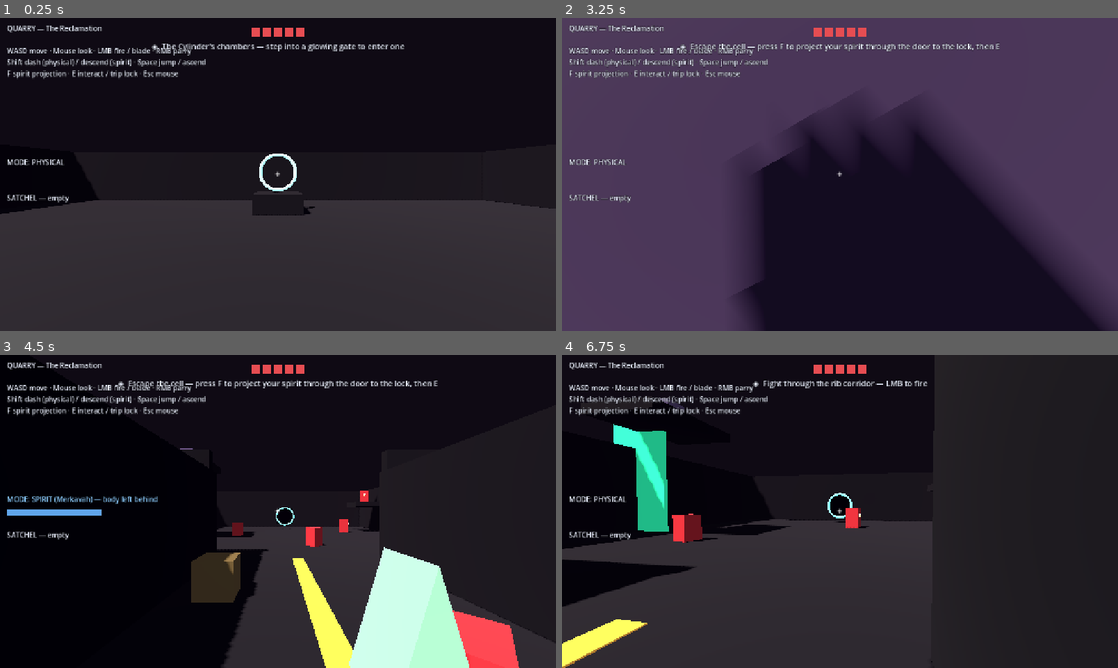
Above: before the commit, frames 1-4 (two rows, left to right).
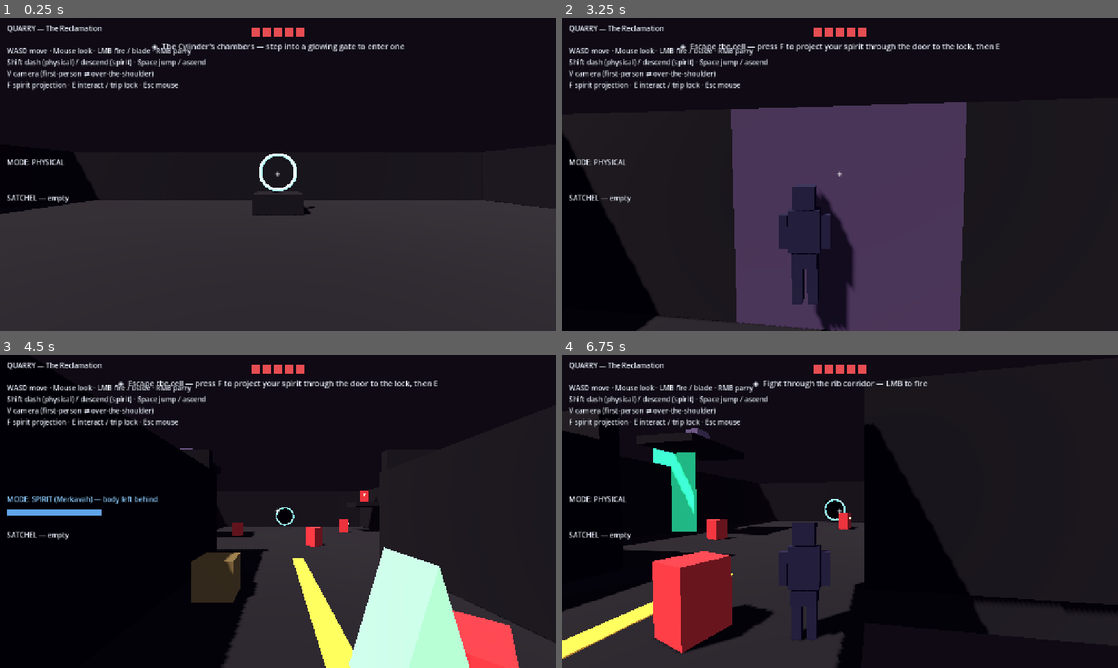
Above: after the commit, the same moments.

Repository: nathanaelries/quarry
Game: Godot game, scene res://scenes/main.tscn
The game is run twice, just before and just after one commit, with the same random seed, the same clock (stepped at 60 frames per second) and the same inputs.
Inputs (mouse positions are in pixels of both pictures, inside the frame that each line leads up to):
- Up to frame 1 (0.25 s): no input
- Up to frame 2 (3.25 s): tap Enter at 0.5 s; move the mouse to (867, 174) at 0.52 s; hold Shift (dash) 0.53-1.28 s; hold W (move_forward) from 0.53 s (still down); click (867, 174) at 0.67 s; tap Space (jump) at 0.77, 1.07, 1.52, 1.55, 1.82, 3.02 s; tap V (camera_toggle, bound only after the commit) at 0.8, 1.35, 3.05 s; move the mouse to (812, 174) at 1.27 s; tap F (spirit_toggle) at 2, 2.75 s; move the mouse to (851, 168) at 2.02 s; hold Space (jump) 2.03-2.78 s; tap Shift (dash) at 2.3, 2.85 s; move the mouse to (834, 180) at 2.77 s; click (834, 180) at 2.92 s
- Up to frame 3 (4.5 s): keep holding W (move_forward); tap Space (jump) at 3.32 s; tap F (spirit_toggle) at 3.5, 4.25, 4.35 s; move the mouse to (316, 514) at 3.52 s; hold Space (jump) 3.53-4.28 s; tap E (interact) at 3.6 s; move the mouse to (233, 508) at 4.27 s
- Up to frame 4 (6.75 s): tap Space (jump) at 4.52, 4.82, 6.02, 6.05, 6.32 s; tap Shift (dash) at 4.55, 5.85 s; tap F (spirit_toggle) at 5 s; move the mouse to (845, 511) at 5.02 s; hold V (camera_toggle, bound only after the commit) 5.03-5.78 s; click (845, 511) at 5.17 s; move the mouse to (817, 505) at 5.77 s; release W (move_forward) at 5.78 s; hold D (move_right) 5.78-6.53 s; move the mouse to (867, 511) at 6.52 s; hold W (move_forward) from 6.53 s (still down); hold V (camera_toggle, bound only after the commit) from 6.53 s (still down)

The runs differ from the first frame. In frame 1, 0.7% of the frame differs, in the area x 1-32%, y 16-24%; in frame 2, 84%, in the area x 0-100%, y 0-100%; in frame 3, 0.8%; in frame 4, 21%.

Commit message:
Add FP ⇄ over-the-shoulder camera, Abigail proxy, and animation scaffold
Quarry plays first-person and toggles (V) to a Gears-style over-the-shoulder
view — so Abigail is on screen full-body most of the time and her model/anims
are core, not deferrable.

- OTS rig under the head: shoulder-offset pivot → SpringArm3D (wall-avoiding,
  excludes the player) → trailing camera. Shares yaw/pitch with FP, so it works
  on walls/planetoids; body shown in OTS, hidden in first-person; camera shake
  applied per-view. Spirit keeps its own camera; exiting returns to the last view.
- Abigail proxy: a primitive humanoid blockout (visor marks facing) standing in
  for her rigged model, visible in OTS/spirit.
- Animation scaffold: player emits anim_state_changed (idle/run/air/dash/spirit/
  dead) and anim_event (fire/blade/parry/dash/jump/hurt) for a future
  AnimationTree; the proxy leans into movement until real clips exist.
- V toggle input; HUD updated; docs/CHARACTER_CAMERA.md (incl. how to drop in her
  real glTF model + clips via the scaffold).

Verified headless: FP↔OTS toggle switches camera + body visibility, anim events fire.

Co-Authored-By: Claude Opus 4.8 (1M context) <noreply@anthropic.com>

Diff:
--- a/prototype/chambers/chamber_base.gd
+++ b/prototype/chambers/chamber_base.gd
@@ -247,6 +247,7 @@
 		"dash": KEY_SHIFT,          # physical mode; descend is spirit-only, so no conflict
 		"spirit_toggle": KEY_F,
 		"interact": KEY_E,
+		"camera_toggle": KEY_V,     # first-person ⇄ over-the-shoulder
 	}
 	for action in binds:
 		if not InputMap.has_action(action):
--- a/prototype/scripts/hud.gd
+++ b/prototype/scripts/hud.gd
@@ -29,6 +29,7 @@
 		"",
 		"WASD move · Mouse look · LMB fire / blade · RMB parry",
 		"Shift dash (physical) / descend (spirit) · Space jump / ascend",
+		"V camera (first-person ⇄ over-the-shoulder)",
 		"F spirit projection · E interact / trip lock · Esc mouse",
 	])
 	add_child(_controls)
--- a/prototype/scripts/player.gd
+++ b/prototype/scripts/player.gd
@@ -36,6 +36,8 @@
 const DASH_CD := 0.7
 const PARRY_WINDOW := 0.24         # timing window a parry stays open
 const PARRY_CD := 0.5
+const OTS_OFFSET := Vector3(0.55, 0.35, 0)   # over-the-shoulder camera offset (right + up)
+const OTS_DISTANCE := 3.2                     # how far the OTS camera trails
 
 # ---- State ----------------------------------------------------------------
 var current_up := Vector3.UP
@@ -58,11 +60,16 @@
 
 # ---- Nodes (built at runtime) --------------------------------------------
 var head: Node3D                    # yaw on the body, pitch on the head
-var camera: Camera3D
-var body_mesh: MeshInstance3D
+var camera: Camera3D                # first-person eye
+var ots_pivot: Node3D               # over-the-shoulder rig root (shoulder offset)
+var ots_spring: SpringArm3D         # pulls the OTS camera in past walls
+var ots_camera: Camera3D            # over-the-shoulder eye
+var body_rig: Node3D                # Abigail proxy blockout (shown in OTS / spirit)
 var spirit_pivot: Node3D            # top-level: free-flies in world space
 var spirit_camera: Camera3D
 var spirit_blade: MeshInstance3D
+
+var _ots := false                   # false = first-person, true = over-the-shoulder (Gears-style)
 
 signal mode_changed(is_spirit: bool)
 signal spirit_time_changed(fraction: float)
@@ -71,8 +78,12 @@
 signal damaged(fraction: float)
 signal parried()
 signal picked_up(text: String, color: Color, rarity: String)
+## Animation scaffold — a real AnimationTree/Player (once Abigail's clips exist) consumes these.
+signal anim_state_changed(state: String)   # persistent locomotion: idle/run/air/dash/spirit/dead
+signal anim_event(name: String)            # one-shots: fire/blade/parry/dash/jump/hurt
 
 var inventory := {}                 # item id -> count
+var _anim_state := "idle"
 
 
 func _ready() -> void:
@@ -80,6 +91,7 @@
 	_build_spirit_rig()
 	up_direction = current_up
 	add_to_group("player")
+	_update_view()
 
 
 func _build_body() -> void:
@@ -90,24 +102,63 @@
 	col.shape = cap
 	add_child(col)
 
-	# A visible body so you can see it slumped over while you're in spirit form.
-	body_mesh = MeshInstance3D.new()
-	var capmesh := CapsuleMesh.new()
-	capmesh.radius = 0.4
-	capmesh.height = 1.8
-	body_mesh.mesh = capmesh
-	var bmat := StandardMaterial3D.new()
-	bmat.albedo_color = Color(0.86, 0.74, 0.52)
-	body_mesh.material_override = bmat
-	add_child(body_mesh)
+	_build_proxy_body()                 # Abigail stand-in, shown in OTS / spirit
 
 	head = Node3D.new()
-	head.position = Vector3(0, 0.7, 0)
+	head.position = Vector3(0, 0.7, 0)  # eye height; pitch lives here
 	add_child(head)
 
+	# First-person eye.
 	camera = Camera3D.new()
 	head.add_child(camera)
-	camera.current = true
+
+	# Over-the-shoulder rig: shoulder offset → spring arm (wall-avoiding) → trailing camera.
+	ots_pivot = Node3D.new()
+	ots_pivot.position = OTS_OFFSET
+	head.add_child(ots_pivot)
+	ots_spring = SpringArm3D.new()
+	ots_spring.spring_length = OTS_DISTANCE
+	var probe := SphereShape3D.new()
+	probe.radius = 0.25
+	ots_spring.shape = probe
+	ots_spring.add_excluded_object(get_rid())   # never collide with our own body
+	ots_pivot.add_child(ots_spring)
+	ots_camera = Camera3D.new()
+	ots_spring.add_child(ots_camera)
+
+
+## A humanoid blockout standing in for Abigail (swap for her rigged model later).
+## Body origin is the capsule centre; feet ≈ y-0.9, head ≈ y+0.9.
+func _build_proxy_body() -> void:
+	body_rig = Node3D.new()
+	add_child(body_rig)
+	var suit := Color(0.16, 0.16, 0.3)
+	var accent := Color(0.35, 0.85, 1.0)
+	_part(Vector3(0.48, 0.66, 0.28), Vector3(0, 0.18, 0), suit)               # torso
+	_part(Vector3(0.4, 0.22, 0.26), Vector3(0, -0.28, 0), suit)               # hips
+	_part(Vector3(0.16, 0.6, 0.18), Vector3(-0.12, -0.68, 0), suit)           # left leg
+	_part(Vector3(0.16, 0.6, 0.18), Vector3(0.12, -0.68, 0), suit)            # right leg
+	_part(Vector3(0.13, 0.52, 0.15), Vector3(-0.33, 0.16, 0), suit)           # left arm
+	_part(Vector3(0.13, 0.52, 0.15), Vector3(0.33, 0.16, 0), suit)            # right arm
+	_part(Vector3(0.34, 0.34, 0.32), Vector3(0, 0.7, 0), suit)               # head
+	_part(Vector3(0.26, 0.12, 0.06), Vector3(0, 0.72, -0.17), accent, true)   # visor (front = -Z)
+	_part(Vector3(0.14, 0.14, 0.05), Vector3(0, 0.2, -0.15), accent, true)    # chest emblem
+
+
+func _part(size: Vector3, pos: Vector3, color: Color, emissive := false) -> void:
+	var m := MeshInstance3D.new()
+	var box := BoxMesh.new()
+	box.size = size
+	m.mesh = box
+	var mat := StandardMaterial3D.new()
+	mat.albedo_color = color
+	if emissive:
+		mat.emission_enabled = true
+		mat.emission = color
+		mat.emission_energy_multiplier = 1.4
+	m.material_override = mat
+	m.position = pos
+	body_rig.add_child(m)
 
 
 func _build_spirit_rig() -> void:
@@ -152,9 +203,23 @@
 	spirit_pivot.visible = false
 
 
-## The camera currently driving the screen — physical eye, or the spirit's.
+## The camera currently driving the screen — spirit, over-the-shoulder, or first-person.
 func get_active_camera() -> Camera3D:
-	return spirit_camera if in_spirit else camera
+	if in_spirit:
+		return spirit_camera
+	return ots_camera if _ots else camera
+
+
+## Make the right camera current and show the body only when it'd be on screen.
+func _update_view() -> void:
+	if in_spirit:
+		spirit_camera.current = true
+	elif _ots:
+		ots_camera.current = true
+	else:
+		camera.current = true
+	# Body is visible in over-the-shoulder and while projecting; hidden in first-person.
+	body_rig.visible = _ots or in_spirit
 
 
 # ---------------------------------------------------------------------------
@@ -181,6 +246,10 @@
 
 	if event.is_action_pressed("spirit_toggle") and not is_dead:
 		_toggle_spirit()
+
+	if event.is_action_pressed("camera_toggle"):
+		_ots = not _ots
+		_update_view()
 
 	if event is InputEventMouseMotion and Input.mouse_mode == Input.MOUSE_MODE_CAPTURED:
 		if in_spirit:
@@ -220,6 +289,7 @@
 		if Input.is_action_just_pressed("jump"):
 			Juice.play_2d("jump", -3.0)
 			add_shake(0.06)
+			anim_event.emit("jump")
 
 	# Movement in the plane perpendicular to "up" — a dash overrides it.
 	var along_up := velocity.project(current_up)
@@ -236,6 +306,29 @@
 	up_direction = current_up
 	move_and_slide()
 	_footsteps(delta)
+	_update_anim(delta)
+
+
+## Derive the locomotion state and give the proxy some life. A real AnimationTree
+## (once Abigail has clips) subscribes to anim_state_changed / anim_event instead.
+func _update_anim(delta: float) -> void:
+	var planar := (velocity - velocity.project(current_up)).length()
+	var s := "idle"
+	if _dash_t > 0.0:
+		s = "dash"
+	elif not is_on_floor():
+		s = "air"
+	elif planar > 0.7:
+		s = "run"
+	_set_anim_state(s)
+	var lean := -0.14 if (s == "run" or s == "dash") else 0.0
+	body_rig.rotation.x = lerp(body_rig.rotation.x, lean, clampf(delta * 8.0, 0.0, 1.0))
+
+
+func _set_anim_state(s: String) -> void:
+	if s != _anim_state:
+		_anim_state = s
+		anim_state_changed.emit(s)
 
 
 func _footsteps(delta: float) -> void:
@@ -284,19 +377,22 @@
 
 
 func _process(delta: float) -> void:
-	var cam := get_active_camera()
-	if cam == null:
-		return
+	var offset := Vector3.ZERO
 	if _trauma > 0.0:
 		_trauma = maxf(0.0, _trauma - delta * SHAKE_DECAY)
 		var amt := _trauma * _trauma
-		cam.position = Vector3(randf_range(-1, 1), randf_range(-1, 1), randf_range(-1, 1)) * SHAKE_MAX * amt
+		offset = Vector3(randf_range(-1, 1), randf_range(-1, 1), randf_range(-1, 1)) * SHAKE_MAX * amt
+	# Reset every rig, then shake only the active one. (The OTS camera's own position is
+	# owned by the spring arm, so its shake rides on the pivot instead.)
+	camera.position = Vector3.ZERO
+	spirit_camera.position = Vector3.ZERO
+	ots_pivot.position = OTS_OFFSET
+	if in_spirit:
+		spirit_camera.position = offset
+	elif _ots:
+		ots_pivot.position = OTS_OFFSET + offset
 	else:
-		cam.position = Vector3.ZERO
-	# Keep whichever camera isn't active perfectly centered.
-	var other := camera if in_spirit else spirit_camera
-	if other:
-		other.position = Vector3.ZERO
+		camera.position = offset
 
 
 # ---------------------------------------------------------------------------
@@ -319,11 +415,12 @@
 	spirit_pitch = 0.0
 	spirit_camera.rotation = Vector3.ZERO
 	spirit_pivot.visible = true
-	spirit_camera.current = true
+	_update_view()                          # switch to the spirit camera, show the body
 
 	Juice.set_spirit(true)
 	Juice.play_2d("spirit_in", -2.0)
 	add_shake(0.15)
+	_set_anim_state("spirit")
 	mode_changed.emit(true)
 	spirit_time_changed.emit(1.0)
 
@@ -331,7 +428,7 @@
 func _exit_spirit() -> void:
 	in_spirit = false
 	spirit_pivot.visible = false
-	camera.current = true
+	_update_view()                          # back to the last physical view (FP or OTS)
 	Juice.set_spirit(false)
 	Juice.play_2d("spirit_out", -3.0)
 	mode_changed.emit(false)
@@ -390,6 +487,7 @@
 	proj.shooter = self
 	get_parent().add_child(proj)         # lives in the world, not parented to the player
 	proj.launch(muzzle, forward)
+	anim_event.emit("fire")
 
 	# Juice: muzzle flash + report + kick.
 	var flash := OmniLight3D.new()
@@ -411,6 +509,7 @@
 	var forward := -spirit_camera.global_transform.basis.z
 	Juice.play_3d("whoosh", origin, -6.0)
 	add_shake(0.08)
+	anim_event.emit("blade")
 	for target in get_tree().get_nodes_in_group("spirit_targets"):
 		if not is_instance_valid(target):
 			continue
@@ -434,6 +533,7 @@
 	health = maxi(0, health - amount)
 	add_shake(0.28)
 	Juice.play_2d("hurt", -2.0)
+	anim_event.emit("hurt")
 	damaged.emit(float(health) / float(MAX_HEALTH))
 	if health <= 0:
 		die()
@@ -466,6 +566,7 @@
 	_dash_cd = DASH_CD
 	Juice.play_2d("dash", -4.0)
 	add_shake(0.1)
+	anim_event.emit("dash")
 
 
 func _parry() -> void:
@@ -481,6 +582,7 @@
 	Juice.play_2d("parry", 0.0)
 	Juice.hitstop(0.32, 0.1)
 	add_shake(0.14)
+	anim_event.emit("parry")
 	parried.emit()
 
 
@@ -488,6 +590,7 @@
 	if is_dead:
 		return
 	is_dead = true
+	_set_anim_state("dead")
 	if in_spirit:
 		_exit_spirit()
 	velocity = Vector3.ZERO
Not shown, changed: README.md
Not shown, added: docs/CHARACTER_CAMERA.md
